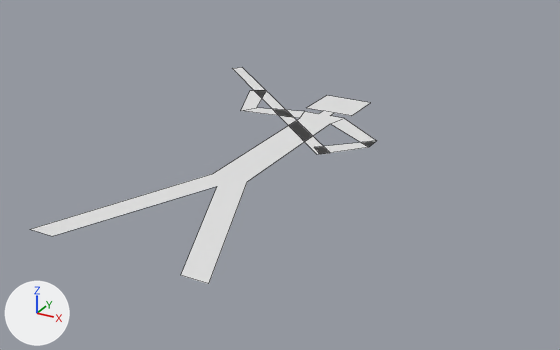
Two versions of the Blender file Shapes/stickman.blend, one commit apart.
Both versions are drawn from a 50 mm lens placed at (0.851, -0.927, 0.533), pointed at (0.038, 0.551, -0.206). Lighting does not change. The marker at lower left points along +X, +Y and +Z. Mesh edges are drawn as thin lines.
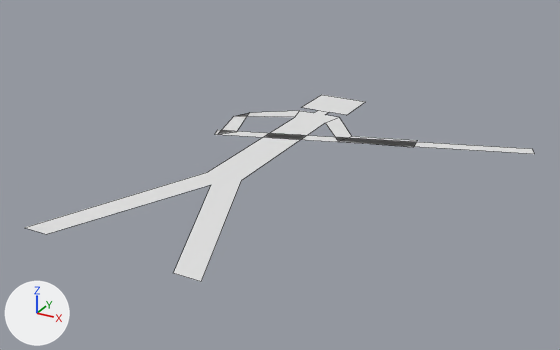
The newer file adds a shape key; the second version is drawn at full value of the shape key 'DS Mid' of 'stickman', and the change is written as the vertex moves it makes.

The edits, one by one:
me_plane has 31 vertices, 7 faces and spans x -0.46..0.205, y 0.0..1.16, z -0.159.
me_plane is used by ob_plane; location (0.0, 0.0, 0.0).
Verts and faces of me_plane; kept vertices keep their numbers, new ones are numbered from 31.
Before the commit, vertices of me_plane: 5 (0.198, 0.707, -0.159) at pixel (368, 147), 6 (0.198, 0.756, -0.159) at pixel (376, 140), 7 (0.114, 0.608, -0.159) at pixel (319, 154), 8 (0.081, 0.645, -0.159) at pixel (314, 147), 27 (0.108, 0.606, -0.159) at pixel (316, 154).
Before the commit, vertices of me_plane: 28 (0.131, 0.63, -0.159) at pixel (330, 152), 29 (-0.46, 1.136, -0.159) at pixel (232, 68), 30 (-0.437, 1.16, -0.159) at pixel (242, 67).
Before the commit, vertices of me_plane: 19 (-0.216, 0.79, -0.159) at pixel (240, 110), 20 (-0.189, 0.831, -0.159) at pixel (256, 107), 21 (-0.287, 0.96, -0.159) at pixel (250, 90), 22 (-0.244, 0.984, -0.159) at pixel (266, 90).
Part 1, on me_plane:
Vertices deleted: 27 to 30 (with the faces that use them).
Faces deleted: (5, 6, 8, 7).
Vertex 5 moves to (0.13, 0.709, -0.159), pixel (338, 141).
Vertex 6 moves to (0.146, 0.756, -0.159), pixel (351, 136).
Vertex 7 moves to (0.308, 0.759, -0.159), pixel (413, 147).
Vertex 8 moves to (0.3, 0.807, -0.159), pixel (417, 140).
New faces: (5, 7, 8, 6).
Part 2, on me_plane:
Vertices deleted: 21, 22 (with the faces that use them).
Vertex 19 moves to (-0.193, 0.743, -0.159), pixel (233, 116).
Vertex 20 moves to (-0.171, 0.787, -0.159), pixel (249, 112).
New vertex 31 is at (-0.156, 0.607, -0.159), pixel (217, 134).
New vertex 32 is at (-0.123, 0.644, -0.159), pixel (236, 131).
New vertex 33 is at (-0.161, 0.601, -0.159), pixel (214, 134).
New vertex 34 is at (-0.173, 0.632, -0.159), pixel (217, 129).
New vertex 35 is at (0.573, 0.856, -0.159), pixel (534, 153).
New vertex 36 is at (0.561, 0.887, -0.159), pixel (532, 148).
New faces: (19, 31, 32, 20), (33, 35, 36, 34).
Object 'Plane' (ob_plane) moves from (0.0, 0.0, 0.0) to (-0.015, 0.0, 0.0).

Pixel boxes [x1, y1, x2, y2] of what changed, in the pictures (560 x 350 px):
'Plane', reshaped, moved (48% wider, 14% shorter)
    before: [31, 67, 376, 284]
    after: [24, 95, 534, 281]
part 1 of me_plane, cut back
    before: [232, 67, 376, 154]
    after: [326, 118, 418, 147]
part 2 of me_plane, built on
    before: [241, 90, 305, 118]
    after: [215, 111, 534, 154]
